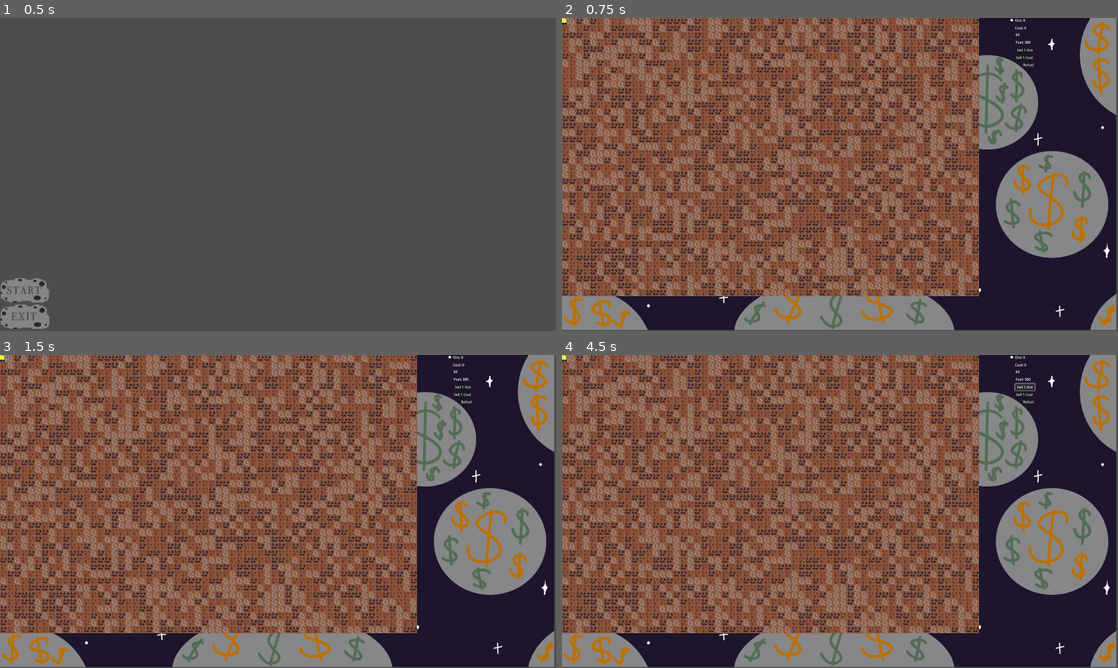
Above: before the commit, frames 1-4 (two rows, left to right).
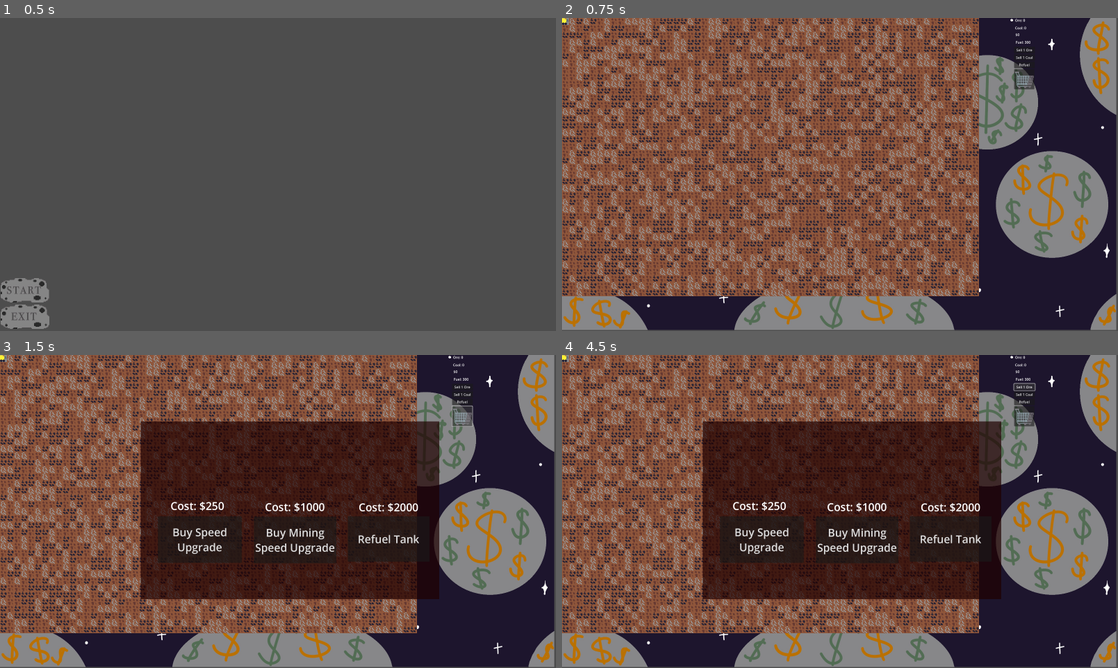
Above: after the commit, the same moments.

Repository: MellifiedRadishes/Space-Mine
Game: Godot game, scene res://main_menu.tscn
Same seed, same stepped clock (60 frames per second), same inputs: the game is played once before the commit and once after it.
Inputs (mouse positions are in pixels of both pictures, inside the frame that each line leads up to):
- Up to frame 1 (0.5 s): no input
- Up to frame 2 (0.75 s): click (584, 290) at 0.5 s
- Up to frame 3 (1.5 s): click (461, 417) at 1.25 s, where only the run after the commit has a clickable "Cost: $250"
- Up to frame 4 (4.5 s): click (762, 539) at 2 s, where only the run after the commit has a clickable "Buy Speed Upgrade"; click (856, 539) at 2.75 s, where only the run after the commit has a clickable "Buy Mining Speed Upgrade"; click (951, 539) at 3.5 s, where only the run after the commit has a clickable "Refuel Tank"; click "Sell 1 Ore" at 4.25 s

Frame 1 is identical in both runs. In frame 2, 0.2% of the frame differs, in the area x 81-85%, y 9-23%; in frame 3, 30%; in frame 4, 30%, in the area x 25-85%, y 8-78%.

Commit message:
Added Buy Menu. Added Mining Speed, General Speed, and an option to purchase a Full Refuel.

Diff:
--- a/DemoScene.tscn
+++ b/DemoScene.tscn
@@ -1,10 +1,12 @@
-[gd_scene load_steps=6 format=3 uid="uid://b7d3446ocktqw"]
+[gd_scene load_steps=8 format=3 uid="uid://b7d3446ocktqw"]
 
 [ext_resource type="Texture2D" uid="uid://b16y2kip43ony" path="res://PlayerSprite.png" id="1_jmktx"]
 [ext_resource type="Script" path="res://planetScript.gd" id="1_pfxyt"]
 [ext_resource type="Texture2D" uid="uid://3wab5rt3m27q" path="res://background.jpg" id="1_xee4d"]
 [ext_resource type="Script" path="res://playerScript.gd" id="2_vhw3b"]
 [ext_resource type="PackedScene" uid="uid://brkne3m2i52mi" path="res://TileScene.tscn" id="3_8simn"]
+[ext_resource type="Texture2D" uid="uid://dkhkbcfkcjs2m" path="res://Sprites/cart.png" id="6_exxwc"]
+[ext_resource type="Texture2D" uid="uid://dfqmqa74gxev3" path="res://Sprites/solidfill.png" id="7_8gmij"]
 
 [node name="Node2D" type="Node2D"]
 
@@ -14,7 +16,7 @@
 texture = ExtResource("1_xee4d")
 expand_mode = 3
 
-[node name="Player" type="Sprite2D" parent="." node_paths=PackedStringArray("planet", "coalText", "ironText", "moneyText", "fuelText", "sellOreButton", "sellCoalButton", "refuelButton")]
+[node name="Player" type="Sprite2D" parent="." node_paths=PackedStringArray("planet", "coalText", "ironText", "moneyText", "fuelText", "sellOreButton", "sellCoalButton", "refuelButton", "buyMenuButton", "speedUpgradeButton", "miningSpeedUpgradeButton", "refuelPurchaseButton")]
 texture = ExtResource("1_jmktx")
 script = ExtResource("2_vhw3b")
 planet = NodePath("../Planet")
@@ -25,13 +27,17 @@
 sellOreButton = NodePath("../SellIron")
 sellCoalButton = NodePath("../SellCoal")
 refuelButton = NodePath("../Refuel")
+buyMenuButton = NodePath("../BuyMenu")
+speedUpgradeButton = NodePath("../BuyMenu/SpeedUpgrade")
+miningSpeedUpgradeButton = NodePath("../BuyMenu/MiningSpeedUpgrade")
+refuelPurchaseButton = NodePath("../BuyMenu/PurchaseFuel")
 
 [node name="Planet" type="TileMapLayer" parent="."]
 script = ExtResource("1_pfxyt")
 tileScene = ExtResource("3_8simn")
 
 [node name="SellIron" type="Button" parent="."]
-offset_left = 2086.0
+offset_left = 2081.0
 offset_top = 132.0
 offset_right = 2178.0
 offset_bottom = 163.0
@@ -45,7 +51,7 @@
 text = "Sell 1 Coal"
 
 [node name="Refuel" type="Button" parent="."]
-offset_left = 2119.0
+offset_left = 2082.0
 offset_top = 200.0
 offset_right = 2177.0
 offset_bottom = 231.0
@@ -79,3 +85,78 @@
 offset_right = 2174.0
 offset_bottom = 140.0
 text = "Fuel:"
+
+[node name="BuyMenu" type="Button" parent="."]
+offset_left = 2082.0
+offset_top = 235.0
+offset_right = 2175.0
+offset_bottom = 328.0
+icon = ExtResource("6_exxwc")
+expand_icon = true
+
+[node name="Background" type="TextureRect" parent="BuyMenu"]
+modulate = Color(0.121569, 0, 0, 0.698039)
+layout_mode = 0
+offset_left = -1434.0
+offset_top = 70.0
+offset_right = -59.0
+offset_bottom = 889.0
+texture = ExtResource("7_8gmij")
+
+[node name="SpeedUpgrade" type="Button" parent="BuyMenu"]
+layout_mode = 0
+offset_left = -1355.0
+offset_top = 507.0
+offset_right = -969.0
+offset_bottom = 721.0
+theme_override_font_sizes/font_size = 50
+text = "Buy Speed
+Upgrade"
+
+[node name="MiningSpeedUpgrade" type="Button" parent="BuyMenu"]
+layout_mode = 0
+offset_left = -913.0
+offset_top = 509.0
+offset_right = -533.0
+offset_bottom = 723.0
+theme_override_font_sizes/font_size = 50
+text = "Buy Mining
+Speed Upgrade
+"
+
+[node name="PurchaseFuel" type="Button" parent="BuyMenu"]
+layout_mode = 0
+offset_left = -481.0
+offset_top = 507.0
+offset_right = -104.0
+offset_bottom = 716.0
+theme_override_font_sizes/font_size = 50
+text = "Refuel Tank"
+
+[node name="SpeedLabel" type="RichTextLabel" parent="BuyMenu"]
+layout_mode = 0
+offset_left = -1297.0
+offset_top = 424.0
+offset_right = -1033.0
+offset_bottom = 505.0
+theme_override_font_sizes/normal_font_size = 50
+text = "Cost: $250
+"
+
+[node name="MiningSpeedLabel" type="RichTextLabel" parent="BuyMenu"]
+layout_mode = 0
+offset_left = -862.0
+offset_top = 429.0
+offset_right = -576.0
+offset_bottom = 509.0
+theme_override_font_sizes/normal_font_size = 50
+text = "Cost: $1000"
+
+[node name="RichTextLabel" type="RichTextLabel" parent="BuyMenu"]
+layout_mode = 0
+offset_left = -431.0
+offset_top = 430.0
+offset_right = -155.0
+offset_bottom = 500.0
+theme_override_font_sizes/normal_font_size = 50
+text = "Cost: $2000"
--- a/playerScript.gd
+++ b/playerScript.gd
@@ -8,11 +8,17 @@
 @export var sellOreButton : Button
 @export var sellCoalButton : Button
 @export var refuelButton : Button
+@export var buyMenuButton : Button
+
+@export var speedUpgradeButton: Button
+@export var miningSpeedUpgradeButton: Button
+@export var refuelPurchaseButton: Button
 
 var xPos = 0
 var yPos = 0
 var mineSpeed = 1
 var money = 0;
+var isBuyMenuOpen : bool
 
 var fuel = 300;
 # Called when the node enters the scene tree for the first time.
@@ -25,6 +31,13 @@
 	sellCoalButton.pressed.connect(self._sellCoal);
 	refuelButton.pressed.connect(self._refuel);
 
+	# Buy Menu Functionality
+	buyMenuButton.pressed.connect(self._buyMenuToggle)
+	miningSpeedUpgradeButton.pressed.connect(self._buyMiningUpgrade)
+	speedUpgradeButton.pressed.connect(self._buySpeedUpgrade)
+	refuelPurchaseButton.pressed.connect(self._buyFuel)
+	for child in buyMenuButton.get_children():
+		child.visible = false
 	pass # Replace with function body.
 
 var waitTime : float = .1
@@ -36,7 +49,7 @@
 
 # Called every frame. 'delta' is the elapsed time since the previous frame.
 func _process(delta: float) -> void:
-	if (waiting):
+	if waiting or isBuyMenuOpen:
 		return
 
 	if (Input.is_key_pressed(KEY_W)):
@@ -146,3 +159,34 @@
 	fuel += refuelAmount * 5;
 	_fixPosition();
 	return;
+
+func _buyMenuToggle():
+	if not isBuyMenuOpen:
+		isBuyMenuOpen = true
+
+		for child in buyMenuButton.get_children():
+			child.visible = true
+
+	else:
+		isBuyMenuOpen = false
+
+		for child in buyMenuButton.get_children():
+			child.visible = false
+
+func _buyMiningUpgrade():
+	if money >= 1000:
+		money -= 1000
+		mineSpeed *= 1.5
+		_fixPosition()
+
+func _buySpeedUpgrade():
+	if money >= 250:
+		money -= 250
+		waitTime *= 0.95
+		_fixPosition()
+
+func _buyFuel():
+	if money >= 2000 and fuel != 300:
+		money -= 2000
+		fuel = 300
+		_fixPosition()
Binary file added: Sprites/cart.png
Not shown, added: Sprites/cart.png.import
Binary file added: Sprites/solidfill.png
Not shown, added: Sprites/solidfill.png.import
